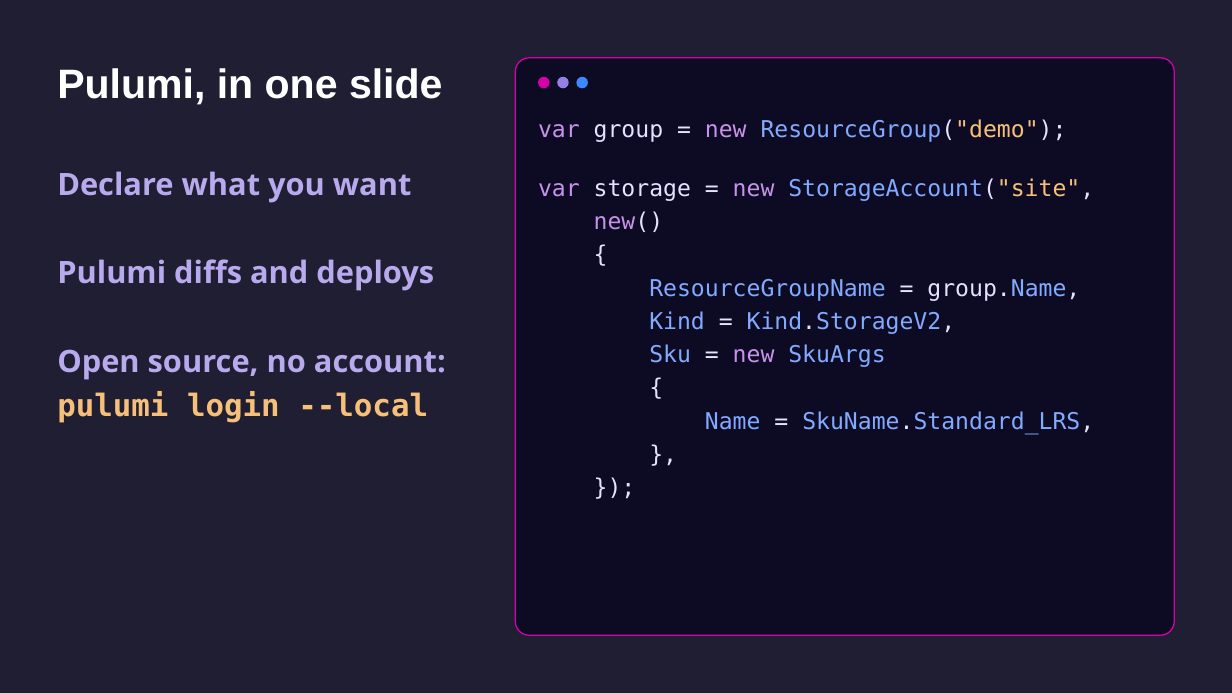
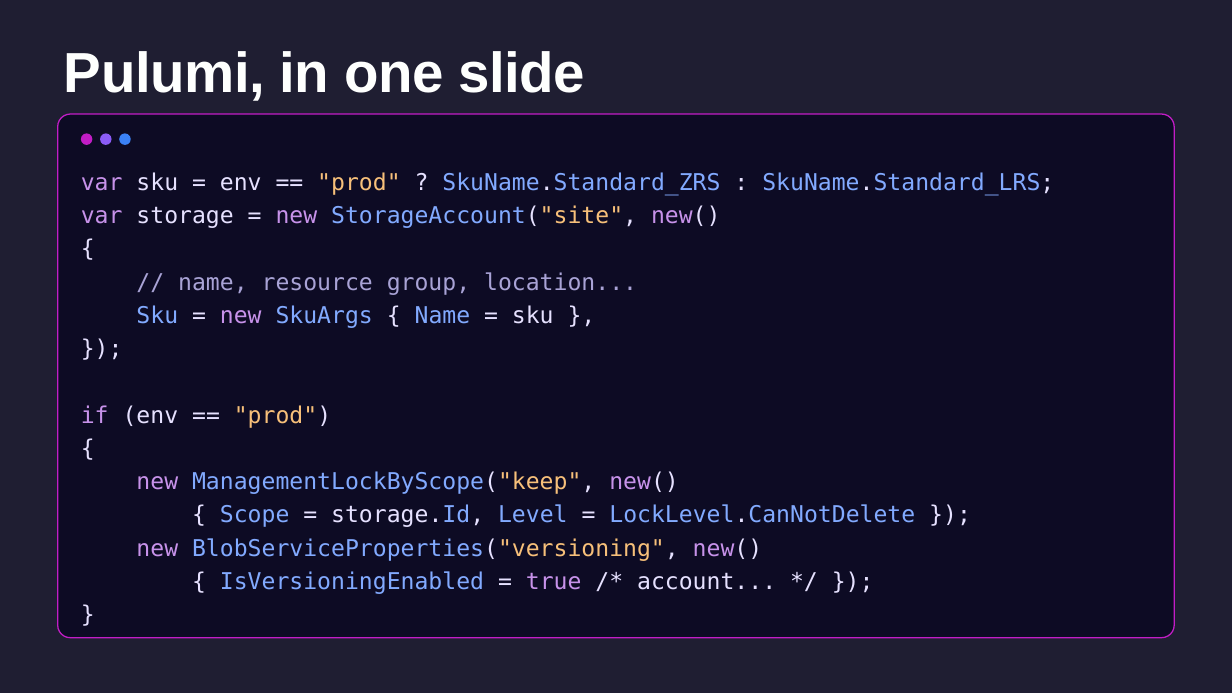
Before and after one commit to CamSoper/infrastructure-as-actual-code, a slide deck: slide 6 of slides/infrastructure-as-actual-code.pptx. Drawn at 1232x693 pixels with LibreOffice and Linux fonts; fonts in the diff are those of the drawing. Boxes give left, top, right and bottom in pixels: in the first picture for what was removed or moved away, otherwise in the second. Text is boxed around its words. In the diff, an @@ line names an element or a change of style, - is before the commit and + after.

```diff
--- a/slides/infrastructure-as-actual-code.pptx
+++ b/slides/infrastructure-as-actual-code.pptx
@@ title "Pulumi, in one slide" at [64,51,586,101]: size 32 to 44 pt, text colour #FFFFFF to #FEFFFE, letter spacing 0 to -0.4 pt; line spacing 1 to 34pt @@
@@ ellipse removed at [538,77,549,88] @@
@@ ellipse removed at [557,77,568,88] @@
@@ ellipse removed at [577,77,588,88] @@
@@ rounded rectangle: place and size @@
-rounded rectangle at [516,57,1175,635]
+rounded rectangle at [57,114,1174,638]
@@ text removed at [538,119,1094,435] @@
-var group = new ResourceGroup("demo");
-var storage = new StorageAccount("site",
-new()
-{
-ResourceGroupName = group.Name,
-Kind = Kind.StorageV2,
-Sku = new SkuArgs
-{
-Name = SkuName.Standard_LRS,
-},
-});
@@ ellipse added at [80,133,91,144], fill #C21DC6 @@
@@ ellipse added at [100,133,111,144], fill #8B5CF6 @@
@@ ellipse added at [119,133,130,144], fill #3B82F6 @@
@@ text at [81,172,1054,594]: text changed; size 24 to 18 pt; font Open Sans to DejaVu Sans Mono; text colour #B9AAEE to #82AAFF; bold off @@
-Declare what you want
-Pulumi diffs and deploys
-Open source, no account:
-pulumi login --local
+var sku = env == "prod" ? SkuName.Standard_ZRS : SkuName.Standard_LRS;
+var storage = new StorageAccount("site", new()
+{
+// name, resource group, location...
+Sku = new SkuArgs { Name = sku },
+});
+if (env == "prod")
+{
+new ManagementLockByScope("keep", new()
+{ Scope = storage.Id, Level = LockLevel.CanNotDelete });
+new BlobServiceProperties("versioning", new()
+{ IsVersioningEnabled = true /* account... */ });
+}
```
Also in this commit, not shown: 2 other files.
